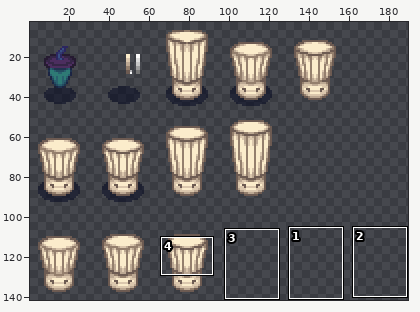
Pixel-art file, stored at src/- Resource Dump/Aseprite/chef_hat.ase. Above: a wide view before the commit, with the close-up outlined.
Close-up. Earlier state:
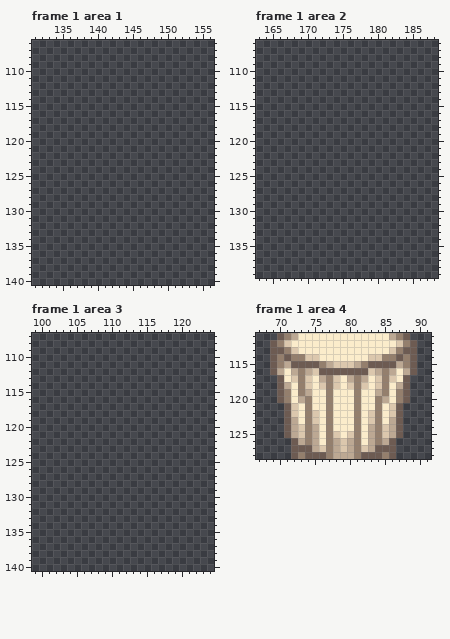
256x256 pixels, 1 frame. Colours within 5 levels of each other are drawn and written as one. Shown: frame 1 area 1: x 131..156, y 106..140; frame 1 area 2: x 163..188, y 106..139; frame 1 area 3: x 99..124, y 107..140; frame 1 area 4: x 67..91, y 111..128. The wide view leaves out empty margins. The commit also changed other frames or places, which this record leaves out.
New version:
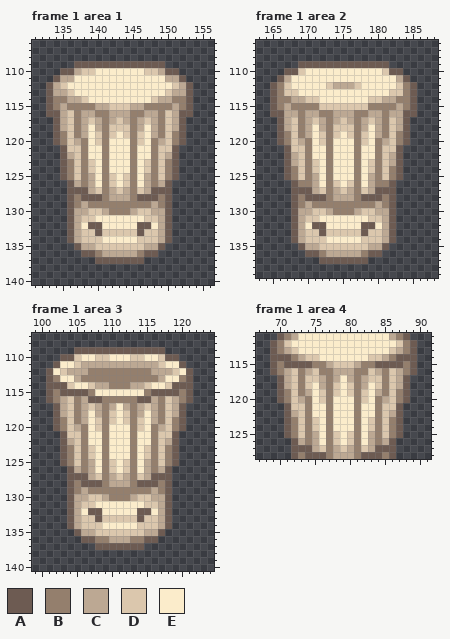
Palette (. is transparent): A #6d5b52  B #947f6d  C #bca893  D #dbc7ad  E #fbeccb
Change:
Changed rows in their new state; - is an unchanged pixel.
Frame 1 area 1, layer "Layer 1":
first column x 133:
109 ----AAAAAAAAAAAAA----
110 --AACDDEEEEEEEDDCAA--
111 -ACCEEEEEEEEEEEEECCA-
112 ACDEEEEEEEEEEEEEEEDCA
113 ACCDEEEEEEEEEEEEEDCCA
114 ABBCCDEEEEEEEEEDCCBBA
115 ABCBBBBCCDDDCCBBBBCBA
116 AACDBCCBBCCCBBCCBDCAA
117 -ACDBCDCBCDCBCDCBDCA-
118 -ACDBCECBDDDBCECBDCA-
119 -ABDBCEDBDEDBDECBDBA-
120 -ABDCBEDBEEEBDEBCDBA-
121 --ADDBEEBEEEBEEBDDA--
122 --ACDBEEBEEEBEEBDCA--
123 --ABDBDEBEEEBEDBDBA--
124 --ABDBDEBEEEBEDBDBA--
125 --ABDBCEBDEDBECBDBA--
126 ---ACBCEBDEDBECBCA---
127 ---AAACDBCDCBDCAAA---
128 ---ABAAABCCCBAAABA---
129 ---ABCBBBBBBBBBCBA---
130 ---ACCDDCBBBCDDCCA---
131 ---ACDDEEEEEEEDDCA---
132 ---ACEAAEEEEEAAECA---
133 ---ACDDADDDDDADDCA---
134 ---ACDDDEEEEEDDDCA---
135 ----ACCDDDDDDDCCA----
136 -----AABCCCCCBAA-----
137 -------AAAAAAA-------
Frame 1 area 2, layer "Layer 1":
first column x 165:
109 ----AAAAAAAAAAAAA----
110 --AADEEEEEEEEEEEDAA--
111 -ACEEEEEEEEEEEEEEECA-
112 ABDEEEEEDCCCDEEEEEDBA
113 ABDDEEEEEEEEEEEEEDDBA
114 ABBCCDDEEEEEEEDDCCBBA
115 ABCBBBBDDDDDDDBBBBCBA
116 AACCBCCBBCCCBBCCBCCAA
117 -ACDBCDCBCDCBCDCBDCA-
118 -ACDBCECBDDDBCECBDCA-
119 -ABDBCEDBDEDBDECBDBA-
120 -ABDCBEDBEEEBDEBCDBA-
121 --ADDBEEBEEEBEEBDDA--
122 --ACDBEEBEEEBEEBDCA--
123 --ACDBDEBEEEBEDBDCA--
124 --ABDBDEBEEEBEDBDBA--
125 --ABDBCEBEEEBECBDBA--
126 ---ABBCEBDEDBECBBA---
127 ---AAACDBCDCBDCAAA---
128 ---ABAAABCCCBAAABA---
129 ---ABCBBBBBBBBBCBA---
130 ---ACCDDCBBBCDDCCA---
131 ---ACDDEEEEEEEDDCA---
132 ---ACEAAEEEEEAAECA---
133 ---ACDDADDDDDADDCA---
134 ---ACDDDEEEEEDDDCA---
135 ----ACCDDDDDDDCCA----
136 -----AABCCCCCBAA-----
137 -------AAAAAAA-------
Frame 1 area 3, layer "Layer 1":
first column x 101:
109 ----AAAAAAAAAAAAA----
110 --AADEEDDEEEDDEEDAA--
111 -AEEDCCCCCCCCCCCDEEA-
112 AEDCCCBBBBBBBBBCCCDEA
113 ABEECBBBBBBBBBBBCEEBA
114 AAADEEDCCBBBCCDEEDAAA
115 ABAAAABEEEEEEEBAAAABA
116 ABCDBCAABBBBBAACBDCBA
117 -ACDBCDCBCECBCDCBDCA-
118 -ACDBCECBDEDBCECBDCA-
119 -ABDBCEDBDEDBDECBDBA-
120 -ABDCBEDBEEEBDEBCDBA-
121 --ADDBEEBEEEBEEBDDA--
122 --ACDBEEBEEEBEEBDCA--
123 --ABDBDEBEEEBEDBDBA--
124 --ABDBDEBEEEBEDBDBA--
125 --ABDBCEBDEDBECBDBA--
126 ---ACBCEBDEDBECBCA---
127 ---AAACDBCDCBDCAAA---
128 ---ABAAABCCCBAAABA---
129 ---ABCBBBBBBBBBCBA---
130 ---ACCDDCBBBCDDCCA---
131 ---ACDDEEEEEEEDDCA---
132 ---ACEAAEEEEEAAECA---
133 ---ACDDADDDDDADDCA---
134 ---ACDDDEEEEEDDDCA---
135 ----ACCDDDDDDDCCA----
136 -----AABBCCCBBAA-----
137 -------AAAAAAA-------
Frame 1 area 4, layer "Layer 1":
first column x 70:
113 BC---------------CB
114 A--C-----------C--A
115 -A---B-------B---A-
116 BCD---BBCCCBB---DCB
117 -C---D--C----D---C-
118 --D---C-----C---D--
119 --D---D-D-D-D---D--
120 --D---D-----D---D--
121 ---D-----------D---
122 --CD-E-------E-DC--
123 --BD-----------DB--
124 --B--D-------D--B--
125 --B-------------B--
126 --------DED--------
Changed places in both close-ups, as pixel boxes (x1, y1, x2, y2):
added: (46, 61, 193, 264)
added: (270, 61, 417, 264)
added: (46, 347, 193, 550)
changed: (277, 347, 410, 445)
